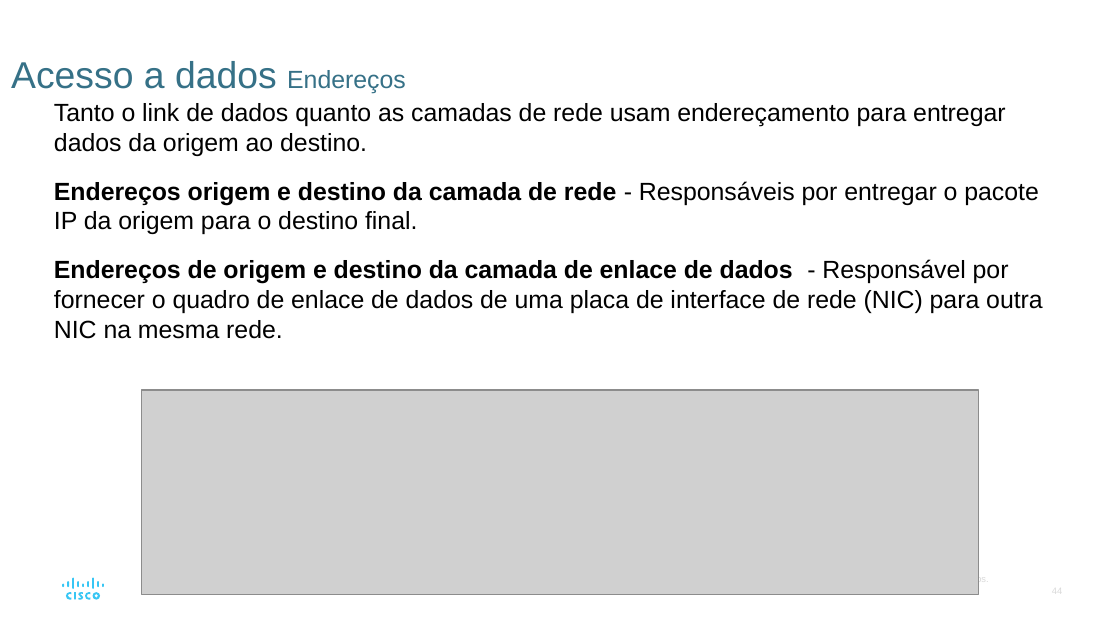
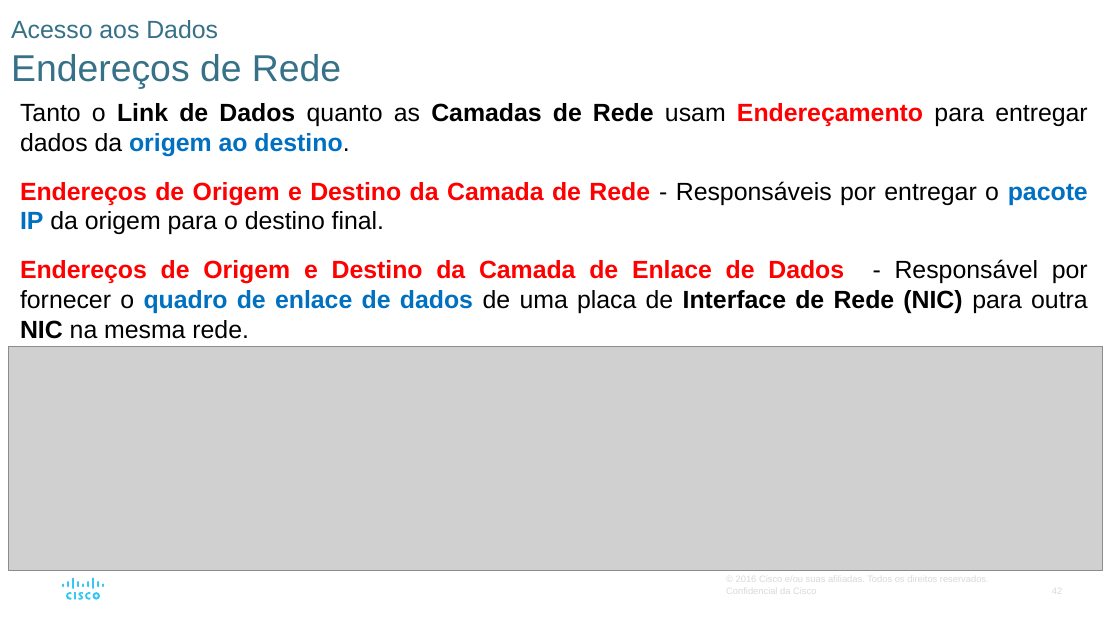
Before and after one commit to vaamonde/netacad, a slide deck: slide 42 of 02-CCNA-200-301-v7/01-CCNA-IntroducaoAsRedes-v7.02/01-Modulo01-PPTS/Modulo03-Protocolos.pptx (slide 44 before the commit). Drawn at 1120x630 pixels with LibreOffice and Linux fonts; fonts in the diff are those of the drawing; grey boxes stand for pictures. Boxes give left, top, right and bottom in pixels: in the first picture for what was removed or moved away, otherwise in the second. Text is boxed around its words. In the diff, an @@ line names an element or a change of style, - is before the commit and + after.

```diff
--- a/02-CCNA-200-301-v7/01-CCNA-IntroducaoAsRedes-v7.02/01-Modulo01-PPTS/Modulo03-Protocolos.pptx
+++ b/02-CCNA-200-301-v7/01-CCNA-IntroducaoAsRedes-v7.02/01-Modulo01-PPTS/Modulo03-Protocolos.pptx
@@ title at (11,20,341,89): text changed @@
-Acesso a dados Endereços
+Acesso aos Dados
+Endereços de Rede
@@ text at (20,103,1088,339): text changed; bold on @@
-Tanto o link de dados quanto as camadas de rede usam endereçamento para entregar dados da origem ao destino.
-Endereços origem e destino da camada de rede - Responsáveis por entregar o pacote IP da origem para o destino final.
-Endereços de origem e destino da camada de enlace de dados - Responsável por fornecer o quadro de enlace de dados de uma placa de interface de rede (NIC) para outra NIC na mesma rede.
+Tanto o Link de Dados quanto as Camadas de Rede usam Endereçamento para entregar dados da origem ao destino.
+Endereços de Origem e Destino da Camada de Rede - Responsáveis por entregar o pacote IP da origem para o destino final.
+Endereços de Origem e Destino da Camada de Enlace de Dados - Responsável por fornecer o quadro de enlace de dados de uma placa de Interface de Rede (NIC) para outra NIC na mesma rede.
@@ picture: place and size @@
-picture at (142,390,979,594)
+picture at (9,347,1102,571)
```
Also in this commit, not shown: 41 other slides changed, 2 slides removed, 15 other files.
